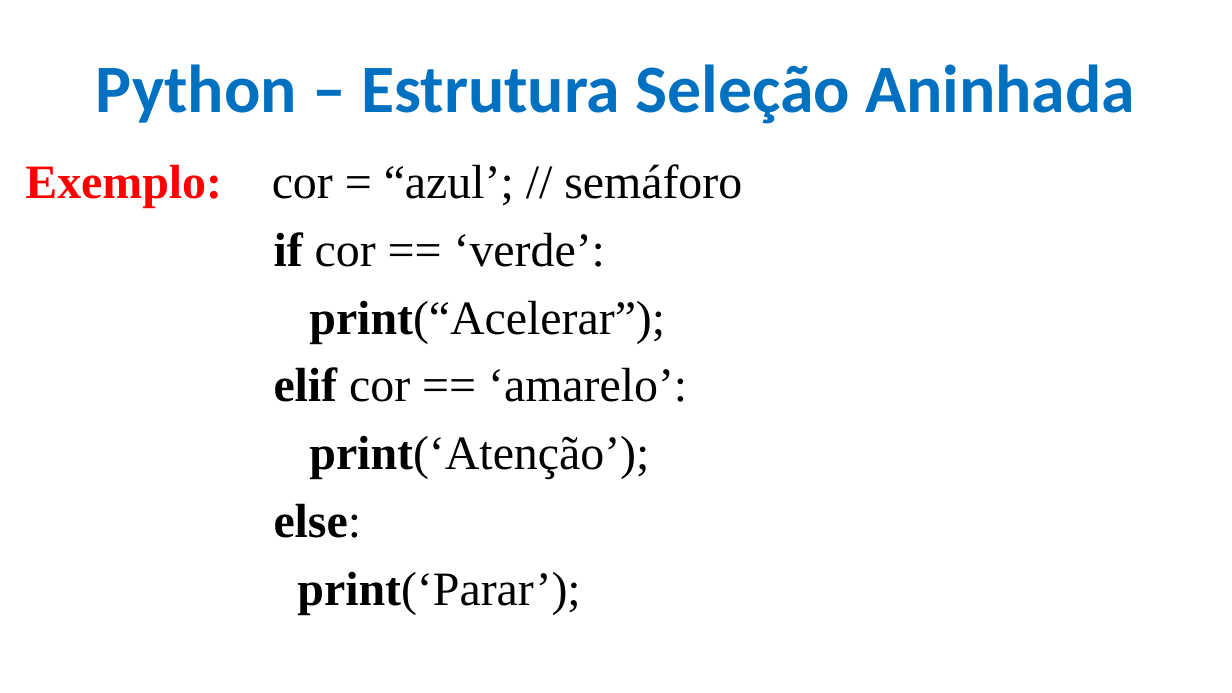
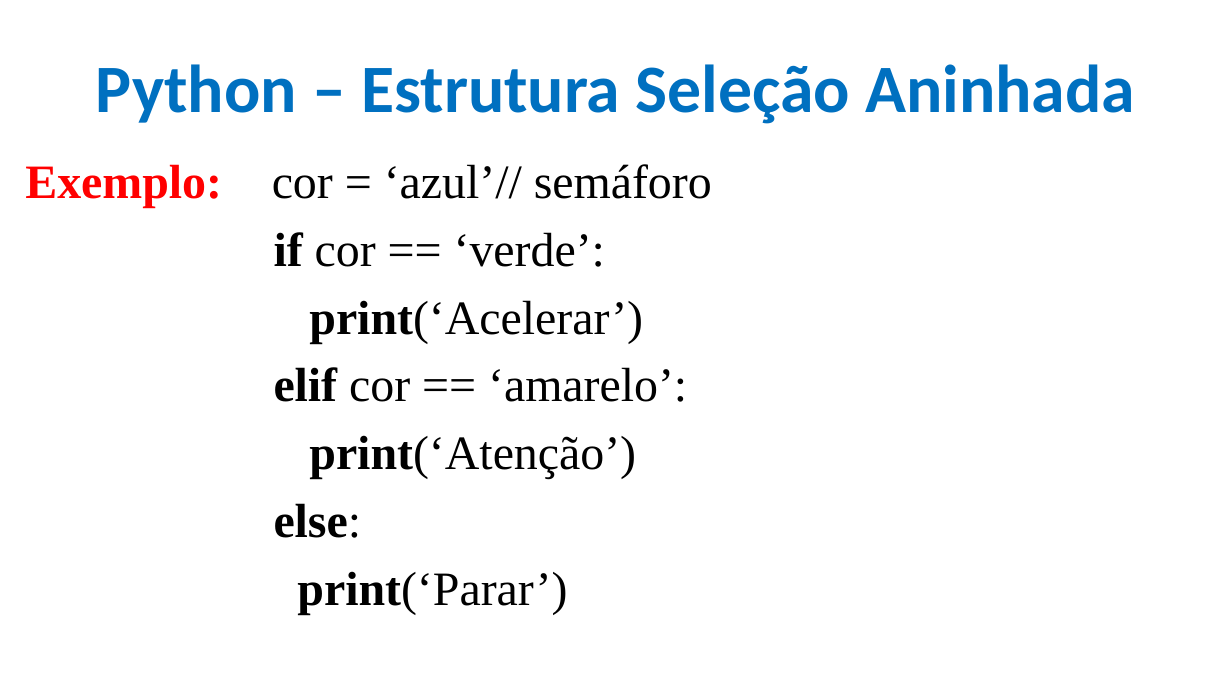
Before and after one commit to CloudEducationBrazil/WydenUniRuyPythonRAD, a slide deck: slide 9 of 01 Classes/Aula 04 RAD Python - Estrutura de Seleção.pptx. Drawn at 1232x693 pixels with LibreOffice and Linux fonts; fonts in the diff are those of the drawing; background and template pictures are left out. Boxes give left, top, right and bottom in pixels: in the first picture for what was removed or moved away, otherwise in the second. Text is boxed around its words. In the diff, an @@ line names an element or a change of style, - is before the commit and + after.

```diff
--- a/01 Classes/Aula 04 RAD Python - Estrutura de Seleção.pptx
+++ b/01 Classes/Aula 04 RAD Python - Estrutura de Seleção.pptx
@@ text at [25, 164, 712, 208]: text changed @@
-Exemplo: cor = “azul’; // semáforo
+Exemplo: cor = ‘azul’// semáforo
@@ text at [309, 300, 643, 343]: text changed @@
-        print(“Acelerar”);
+        print(‘Acelerar’)
@@ text at [309, 435, 636, 479]: text changed @@
-        print(‘Atenção’);
+        print(‘Atenção’)
@@ text at [297, 571, 567, 615]: text changed @@
-        print(‘Parar’);
+        print(‘Parar’)
```
Also in this commit, not shown: 6 other slides changed, 7 other files.
